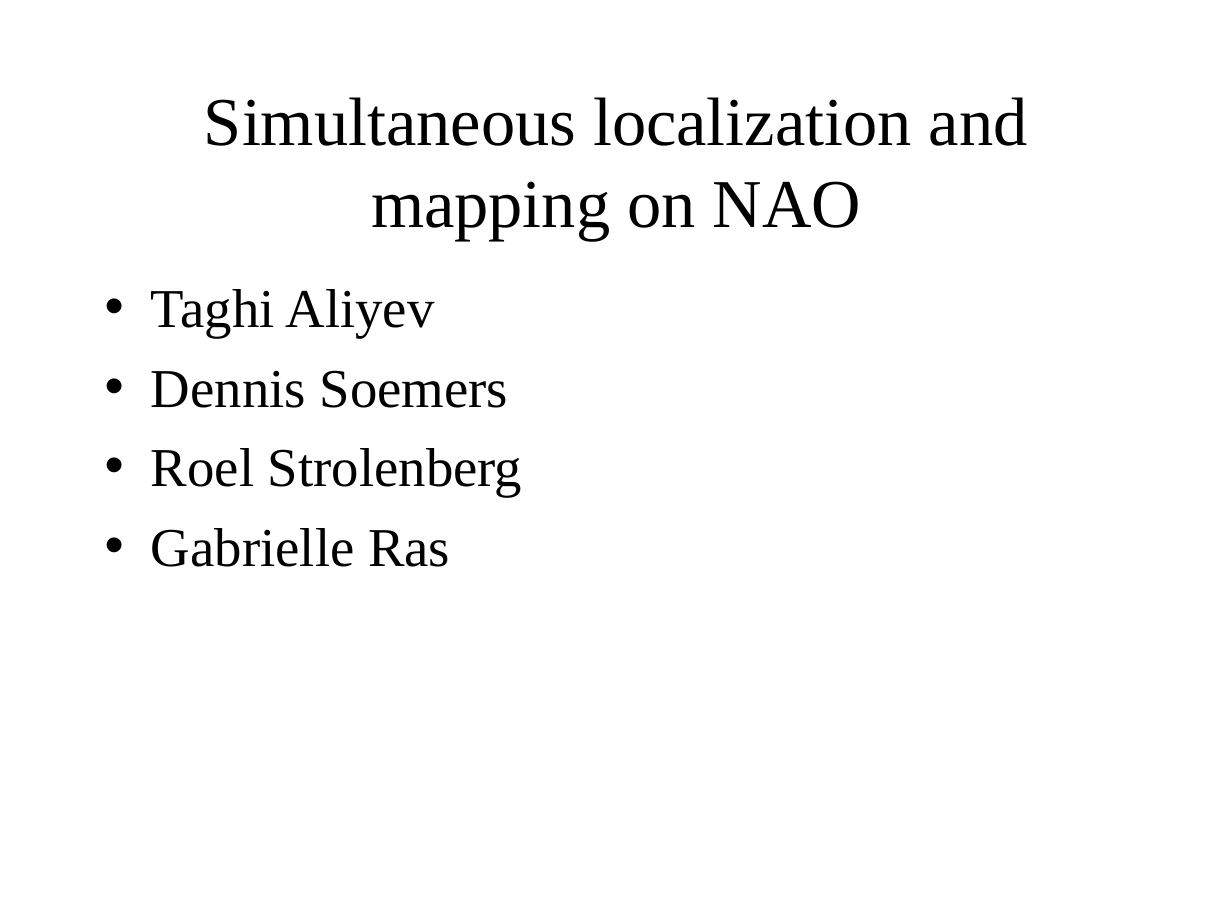
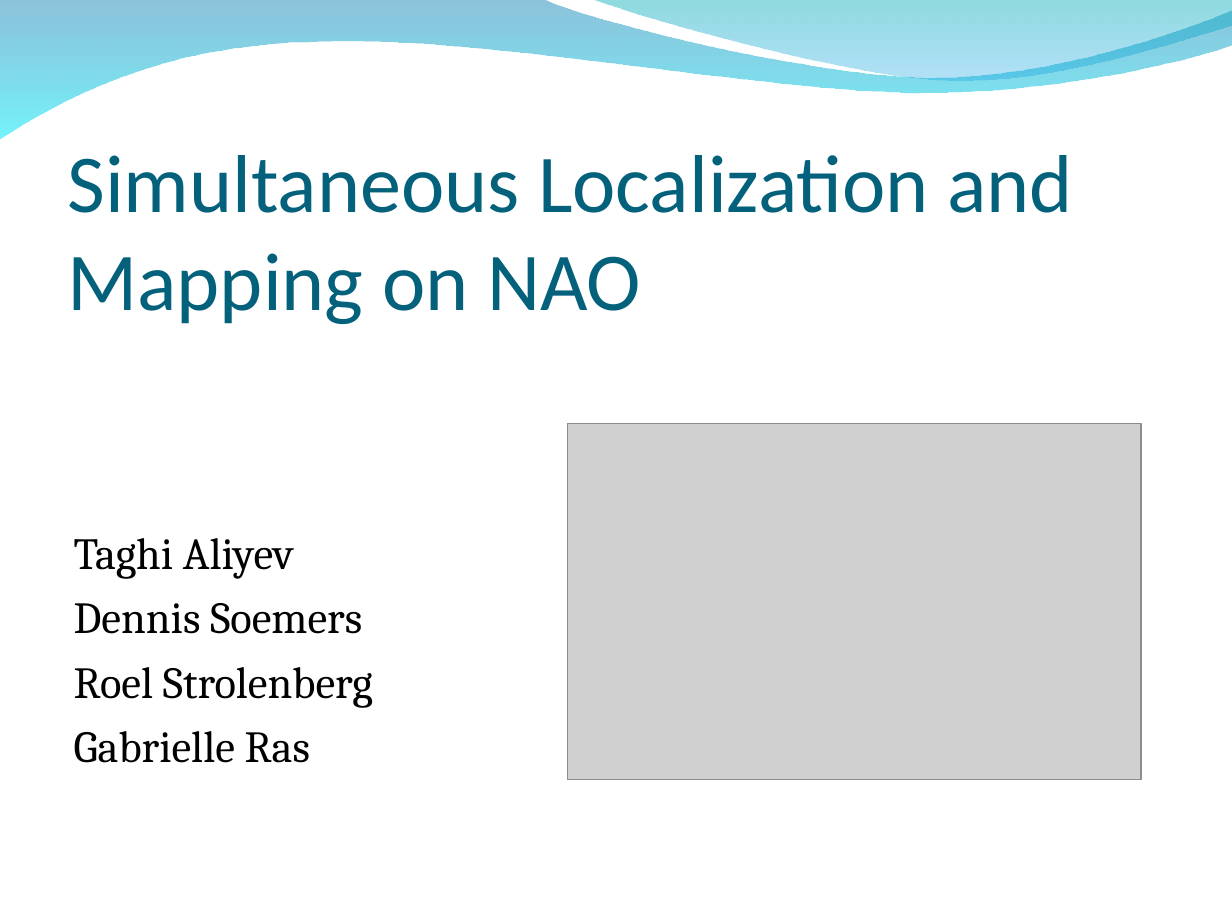
Before and after one commit to HerkyJerky/NAO-ALPHA-AS-FUCK-ROBOTS, a slide deck: slide 1 of Presentation Parts/EKF SLAM part.ppt. Drawn at 1232x924 pixels with LibreOffice and Linux fonts; fonts in the diff are those of the drawing; grey boxes stand for pictures; background and template pictures are left out. Boxes give left, top, right and bottom in pixels: in the first picture for what was removed or moved away, otherwise in the second. Text is boxed around its words. In the diff, an @@ line names an element or a change of style, - is before the commit and + after.

```diff
--- a/Presentation Parts/EKF SLAM part.ppt
+++ b/Presentation Parts/EKF SLAM part.ppt
@@ freeform shape added at (0,0,1232,139), fill gradient #0079AF to #00EBF8 @@
@@ freeform shape added at (590,0,1232,85), fill gradient #00ADB6 to #009BE5 @@
@@ title at (67,155,1073,324): text changed; size 40 to 48 pt; font Times New Roman to Calibri; text colour #000000 to #04617B @@
-Simultaneous localization and mapping on NAO
+Simultaneous Localization and Mapping on NAO
@@ title "Simultaneous Localization and Mapping on ..." at (67,155,1073,324): vertical alignment middle to bottom @@
@@ text "Taghi Aliyev": place and size @@
-text "Taghi Aliyev" at (151,289,522,567)
+text "Taghi Aliyev" at (74,538,373,763)
@@ text "Taghi Aliyev" at (74,538,373,763): size 32 to 26 pt, font Times New Roman to Cambria; bullet • to none; less space between paragraphs @@
@@ picture added at (568,424,1141,780) @@
```
Also in this commit, not shown: 10 other slides changed, 4 slides added, 4 slides removed.
